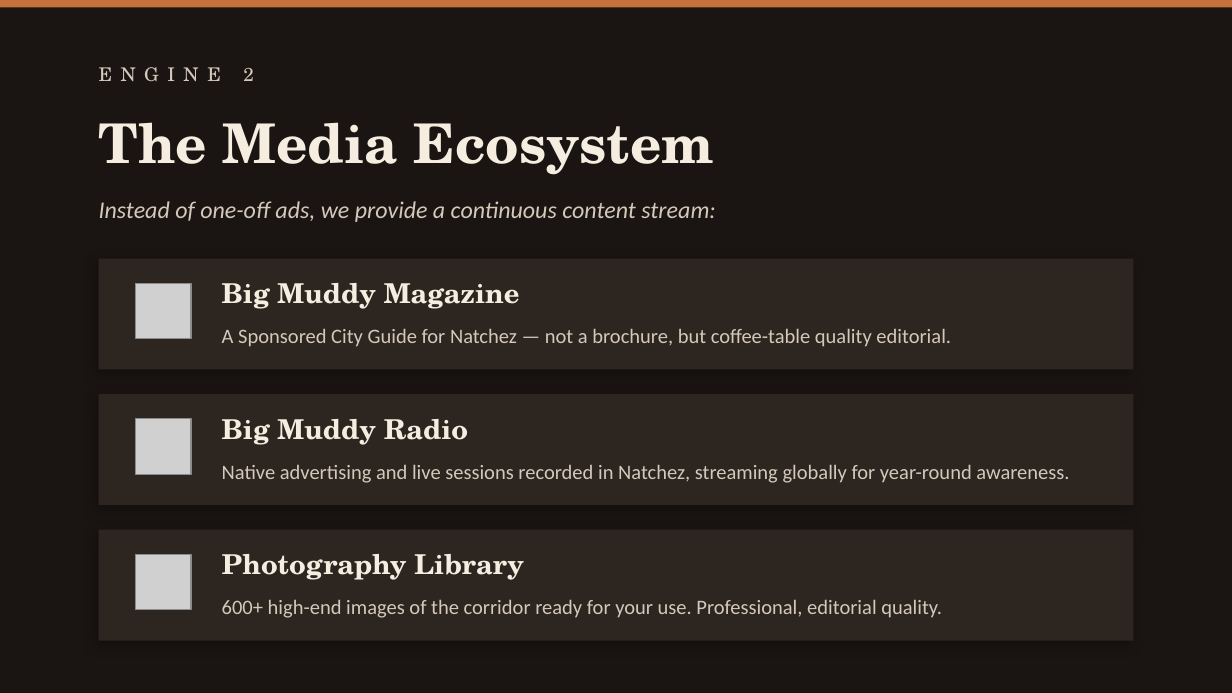
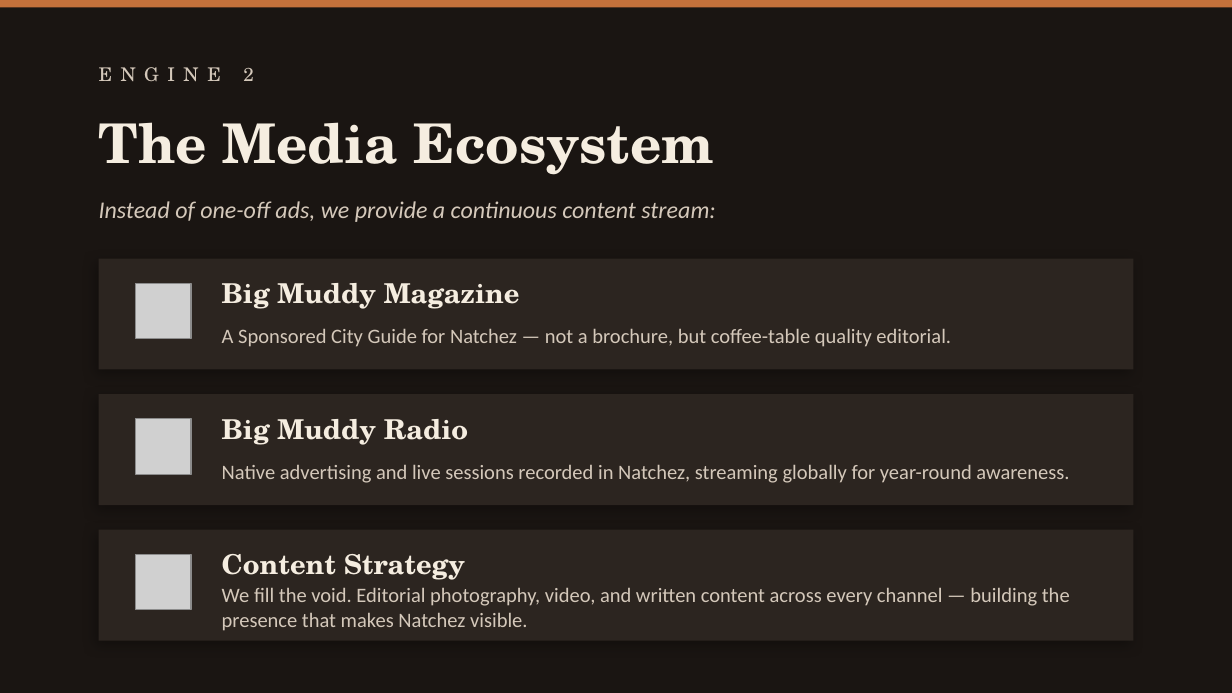
Before and after one commit to CPTV27/hillbilly-dreams, a slide deck: slide 4 of docs/pitches/Natchez-Tourism-Playbook.pptx. Drawn at 1232x693 pixels with LibreOffice and Linux fonts; fonts in the diff are those of the drawing; grey boxes stand for pictures. Boxes give left, top, right and bottom in pixels: in the first picture for what was removed or moved away, otherwise in the second. Text is boxed around its words. In the diff, an @@ line names an element or a change of style, - is before the commit and + after.

```diff
--- a/docs/pitches/Natchez-Tourism-Playbook.pptx
+++ b/docs/pitches/Natchez-Tourism-Playbook.pptx
@@ text at [222, 554, 465, 580]: text changed @@
-Photography Library
+Content Strategy
@@ text at [222, 587, 1070, 631]: text changed @@
-600+ high-end images of the corridor ready for your use. Professional, editorial quality.
+We fill the void. Editorial photography, video, and written content across every channel — building the presence that makes Natchez visible.
```
Also in this commit, not shown: 1 other slide changed, 5 other files.
